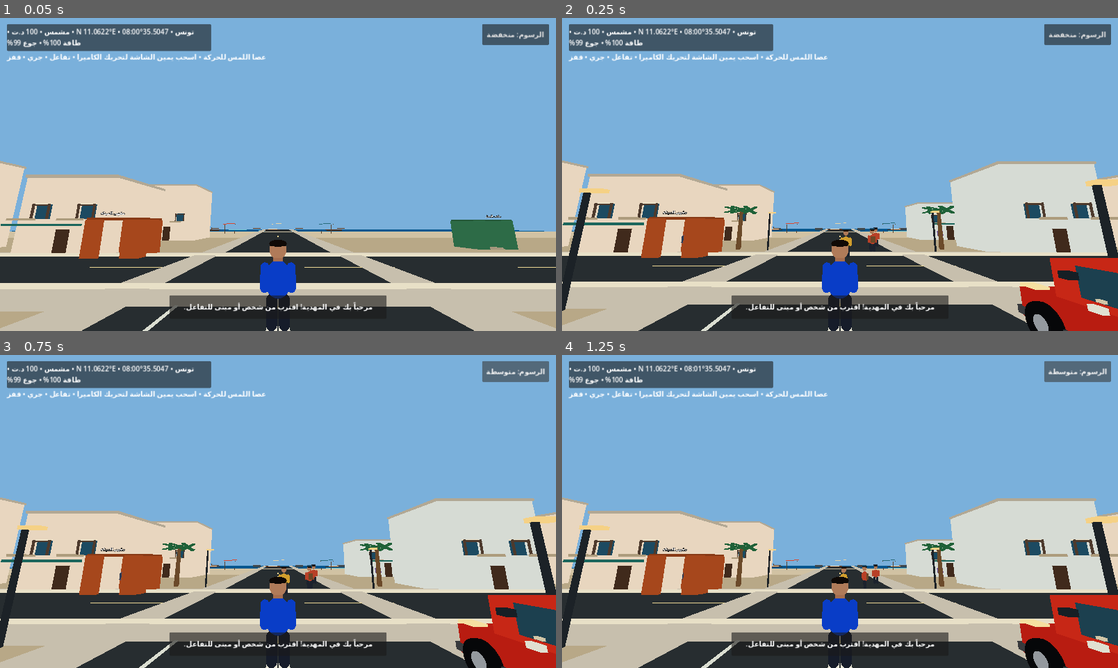
Above: before the commit, frames 1-4 (two rows, left to right).
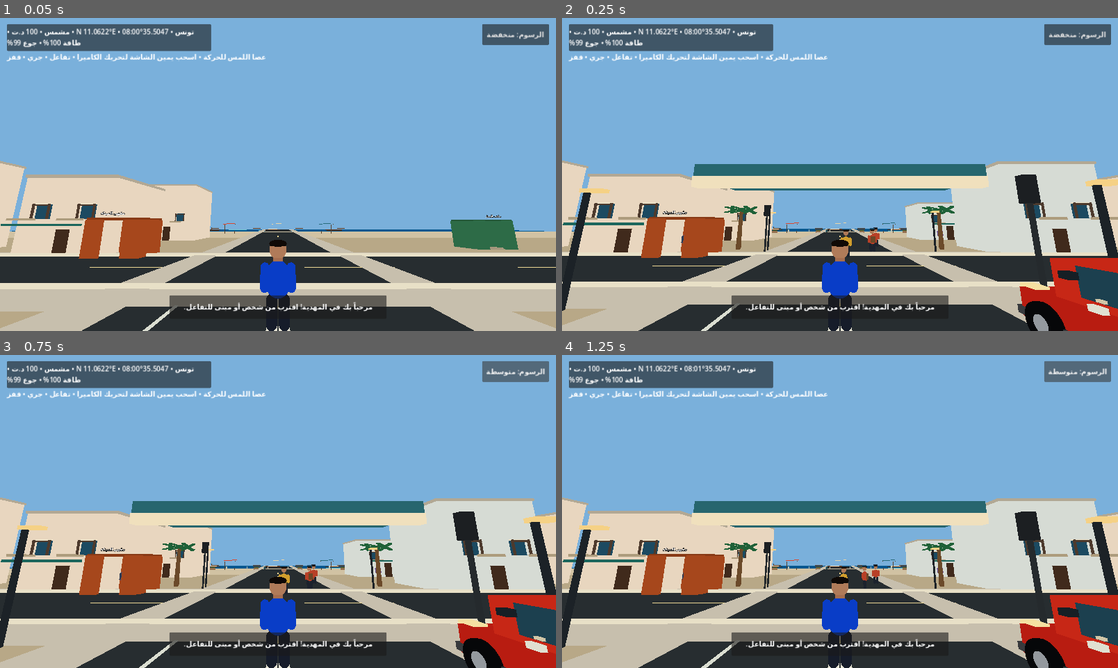
Above: after the commit, the same moments.

Repository: stevennpllk-crypto/REAL-LIFE-MAHDIA
Game: Godot game, scene res://scenes/Main.tscn
Two runs of this game, one before a commit and one after it. Both use one fixed random seed, a clock stepped at 60 frames per second and the inputs below.
Inputs:
- Up to frame 1 (0.05 s): no input
- Up to frame 2 (0.25 s): no input
- Up to frame 3 (0.75 s): click "الرسوم: منخفضة" at 0.5 s
- Up to frame 4 (1.25 s): no input

Frame 1 is identical in both runs. In frame 2, 4.9% of the frame differs, in the area x 23-88%, y 46-86%; in frame 3, 4.9%; in frame 4, 4.9%.

Commit message:
Add Mediterranean street furniture and town details

Diff:
--- a/scripts/main.gd
+++ b/scripts/main.gd
@@ -201,6 +201,7 @@
 	_create_street_lamp(Vector3(6.5, 0, 8))
 	_create_street_lamp(Vector3(-8, 0, 6.5))
 	_create_street_lamp(Vector3(8, 0, -6.5))
+	_create_city_details()
 
 func _create_building(origin: Vector3, size: Vector3, wall_color: Color, seed_value: int) -> void:
 	# Keep each building intentionally lightweight: one body, one roof, one door,
@@ -442,3 +443,44 @@
 		sun.visible = false
 	if is_instance_valid(world_environment):
 		world_environment.ambient_light_energy = [0.58, 0.78, 0.95][quality_level]
+
+
+func _create_city_details() -> void:
+	# Street-level details add scale and recognizable Mediterranean town character
+	# without textures, real-time lights, or costly physics bodies.
+	# Two compact bus shelters along the main avenue.
+	for i in range(2):
+		var x := -29.0 + float(i) * 58.0
+		var z := 13.0
+		_box(self, Vector3(4.2, 0.12, 1.65), Vector3(x, 2.15, z), Color(0.80, 0.83, 0.80))
+		for side in [-1.0, 1.0]:
+			_box(self, Vector3(0.12, 2.1, 0.12), Vector3(x + side * 1.95, 1.05, z), Color(0.22, 0.31, 0.32))
+		_box(self, Vector3(3.7, 0.10, 0.48), Vector3(x, 0.62, z + 0.35), Color(0.35, 0.25, 0.17))
+		_box(self, Vector3(0.85, 1.05, 0.08), Vector3(x - 1.35, 1.42, z - 0.78), Color(0.12, 0.34, 0.42))
+		_box(self, Vector3(0.92, 0.12, 0.12), Vector3(x - 1.35, 2.02, z - 0.70), Color(0.92, 0.84, 0.64))
+
+	# Low-cost traffic signals at the central crossing.
+	for corner in [Vector3(-6.2, 0, -6.2), Vector3(6.2, 0, 6.2)]:
+		_box(self, Vector3(0.12, 3.2, 0.12), corner + Vector3(0, 1.6, 0), Color(0.15, 0.17, 0.18))
+		_box(self, Vector3(0.48, 0.92, 0.30), corner + Vector3(0, 3.55, 0), Color(0.12, 0.13, 0.14))
+		_box(self, Vector3(0.19, 0.19, 0.08), corner + Vector3(0, 3.82, -0.17), Color(0.72, 0.16, 0.12))
+		_box(self, Vector3(0.19, 0.19, 0.08), corner + Vector3(0, 3.55, -0.17), Color(0.88, 0.66, 0.16))
+		_box(self, Vector3(0.19, 0.19, 0.08), corner + Vector3(0, 3.28, -0.17), Color(0.16, 0.58, 0.28))
+
+	# Planters, rubbish bins and short protective bollards on the promenade.
+	for i in range(6):
+		var x := -30.0 + float(i) * 12.0
+		_box(self, Vector3(1.35, 0.42, 0.72), Vector3(x, 0.28, -52.2), Color(0.58, 0.43, 0.30))
+		_box(self, Vector3(1.12, 0.22, 0.54), Vector3(x, 0.58, -52.2), Color(0.20, 0.40, 0.24))
+		if i % 2 == 0:
+			_box(self, Vector3(0.48, 0.85, 0.48), Vector3(x + 2.4, 0.53, -51.8), Color(0.16, 0.30, 0.31))
+	for i in range(12):
+		var x := -33.0 + float(i) * 6.0
+		_box(self, Vector3(0.22, 0.72, 0.22), Vector3(x, 0.42, -55.8), Color(0.78, 0.76, 0.68))
+
+	# Small storefront awnings make the ground-level blocks read as lived-in shops.
+	for i in range(5):
+		var x := -30.0 + float(i) * 15.0
+		var awning_color: Color = [Color(0.76, 0.22, 0.16), Color(0.88, 0.78, 0.58), Color(0.16, 0.40, 0.43)][i % 3]
+		_box(self, Vector3(3.2, 0.14, 1.05), Vector3(x, 3.0, 10.8), awning_color)
+		_box(self, Vector3(3.2, 0.12, 0.12), Vector3(x, 2.88, 11.28), Color(0.94, 0.88, 0.74))
